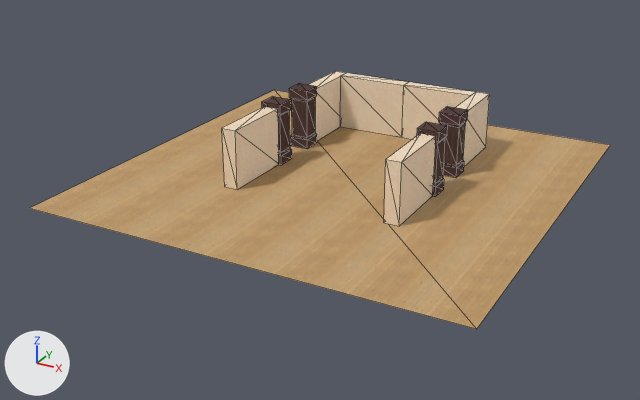
Renders of the glTF model src/assets/3d/jelly-world.glb from each side of a commit.
Both versions are drawn from a 50 mm camera at (17.4, -38.3, 15.5) aimed at (-0.6, -5.5, -0.9). The lights are fixed; the arrows at lower left show +X, +Y and +Z. Mesh edges are drawn as thin lines. Vertices at the same position are counted once.
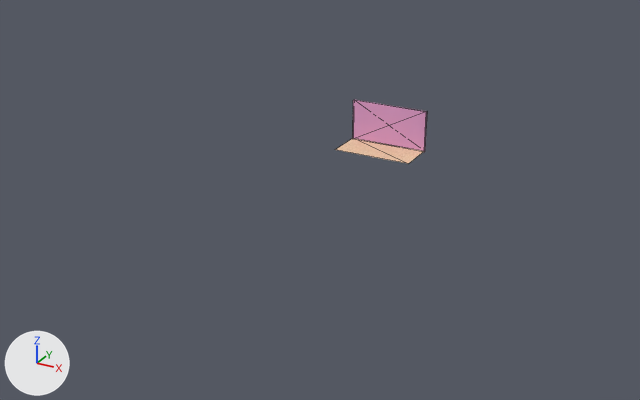
Where the change shows, as pixel boxes (x1, y1, x2, y2) in the pictures (640 x 400 px):
'Plane', recoloured, moved, turned, rescaled (brown to beige)
    before: (30, 90, 610, 329)
    after: (335, 138, 424, 164)
'Cube', reshaped, moved, rescaled (142% wider, 24% shorter)
    before: (262, 96, 292, 165)
    after: (353, 100, 427, 152)
'Cube.001', deleted (beige)
    before: (222, 107, 279, 190)
'Cube.007', deleted (beige)
    before: (384, 133, 436, 226)
'Cube.004', deleted (beige)
    before: (340, 73, 408, 137)
'Cube.005', deleted (beige)
    before: (402, 82, 475, 139)
'Cube.002', deleted
    before: (289, 83, 317, 149)
'Cube.003', deleted (beige)
    before: (308, 71, 345, 141)
'Cube.009', deleted (beige)
    before: (455, 92, 490, 167)
'Cube.008', deleted
    before: (439, 106, 468, 178)
'Cube.006', deleted
    before: (417, 122, 448, 197)

Diff of the bpy script that builds the scene:
```diff
--- a/src/assets/3d/jelly-world.glb.py
+++ b/src/assets/3d/jelly-world.glb.py
@@ me_cube_005 @@
 # used by ob_cube; location = (-3.79, -3.97, 0.5); scale = (0.5, -0.5, 0.5)
-me_cube_005.from_pydata(...)  # 24 vertices, 44 faces; spans x -1.0..1.0, y -1.0..1.0, z -1.0..5.0
-me_cube_005.materials.append(mat_wood)
+me_cube_005.from_pydata(...)  # 8 vertices, 12 faces; spans x -0.05..0.05, y -0.5..0.5, z -0.05..2.05
+# me_cube_005 part 1: the whole mesh is rebuilt
+me_cube_005.materials.append(mat_colors)  # picture img_colors
@@ me_plane_001 @@
 me_plane_001.from_pydata(...)  # 4 vertices, 2 faces; spans x -1.0..1.0, y -1.0..1.0, z 0.0
-me_plane_001.materials.append(mat_wood_floor)  # picture img_planks09_col
+me_plane_001.materials.append(mat_floor)  # picture img_floor
@@ ob_cube @@
 ob_cube = bpy.data.objects.new('Cube', me_cube_005)
-ob_cube.location = (-3.79, -3.97, 0.5)
-ob_cube.scale = (0.5, -0.5, 0.5)
+ob_cube.location = (-0.02, 0.62, 0.0)
+ob_cube.scale = (1.0, 4.0, 1.0)
@@ ob_plane @@
 ob_plane = bpy.data.objects.new('Plane', me_plane_001)
-ob_plane.location = (-0.1, -3.97, 0.0)
-ob_plane.scale = (10.0, -10.0, 10.0)
+ob_plane.location = (-0.02, -0.38, 0.0)
+ob_plane.rotation_euler = (0.0, 0.0, -1.571)  # degrees (0, 0, -90)
+ob_plane.scale = (1.0, 2.0, 1.0)
@@ ob_cube_001 @@
-ob_cube_001 = bpy.data.objects.new('Cube.001', me_cube_001)
@@ ob_cube_002 @@
-ob_cube_002 = bpy.data.objects.new('Cube.002', me_cube_002)
@@ ob_cube_003 @@
-ob_cube_003 = bpy.data.objects.new('Cube.003', me_cube_003)
@@ ob_cube_004 @@
-ob_cube_004 = bpy.data.objects.new('Cube.004', me_cube_004)
@@ ob_cube_005 @@
-ob_cube_005 = bpy.data.objects.new('Cube.005', me_cube_006)
@@ ob_cube_006 @@
-ob_cube_006 = bpy.data.objects.new('Cube.006', me_cube_007)
@@ ob_cube_007 @@
-ob_cube_007 = bpy.data.objects.new('Cube.007', me_cube_008)
@@ ob_cube_008 @@
-ob_cube_008 = bpy.data.objects.new('Cube.008', me_cube_009)
@@ ob_cube_009 @@
-ob_cube_009 = bpy.data.objects.new('Cube.009', me_cube_010)
```
